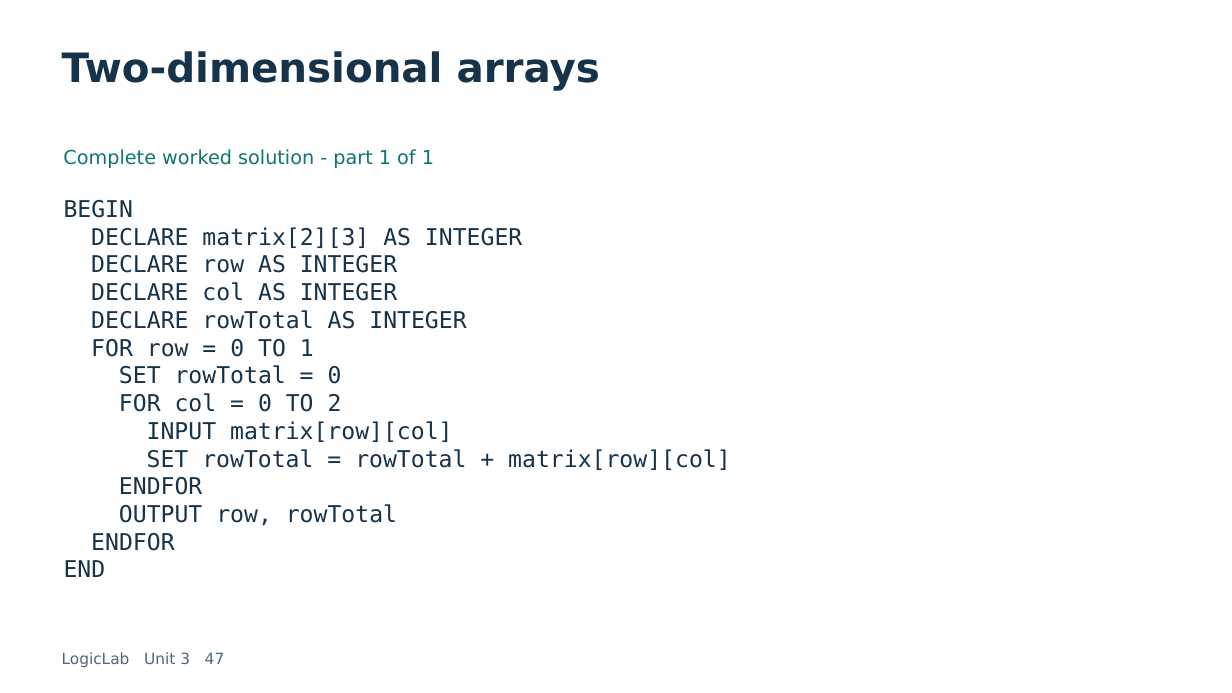
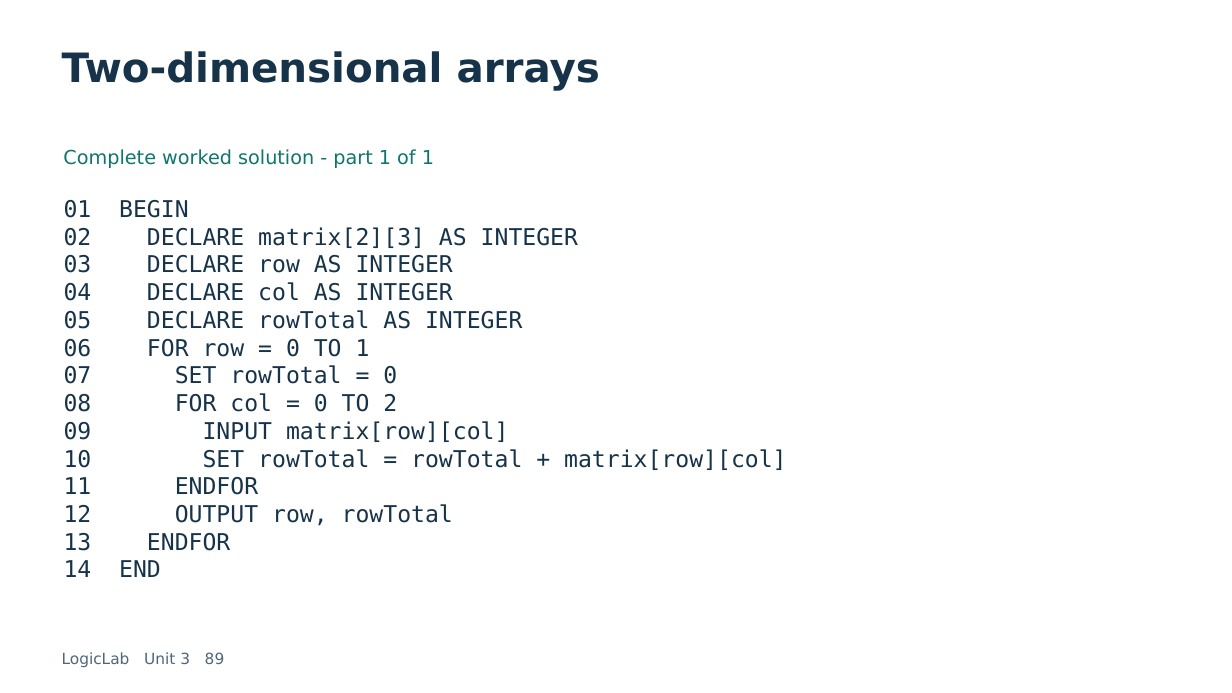
Before and after one commit to LEFA-2329/lefa-portfolio., a slide deck: slide 89 of dist/learn/downloads/logiclab-unit-3.pptx (slide 47 before the commit). Drawn at 1232x693 pixels with LibreOffice and Linux fonts; fonts in the diff are those of the drawing. Boxes give left, top, right and bottom in pixels: in the first picture for what was removed or moved away, otherwise in the second. Text is boxed around its words. In the diff, an @@ line names an element or a change of style, - is before the commit and + after.

```diff
--- a/dist/learn/downloads/logiclab-unit-3.pptx
+++ b/dist/learn/downloads/logiclab-unit-3.pptx
@@ text at [64, 200, 786, 577]: text changed @@
-BEGIN
-DECLARE matrix[2][3] AS INTEGER
-DECLARE row AS INTEGER
-DECLARE col AS INTEGER
-DECLARE rowTotal AS INTEGER
-FOR row = 0 TO 1
-SET rowTotal = 0
-FOR col = 0 TO 2
-INPUT matrix[row][col]
-SET rowTotal = rowTotal + matrix[row][col]
-ENDFOR
-OUTPUT row, rowTotal
-ENDFOR
-END
+01 BEGIN
+02 DECLARE matrix[2][3] AS INTEGER
+03 DECLARE row AS INTEGER
+04 DECLARE col AS INTEGER
+05 DECLARE rowTotal AS INTEGER
+06 FOR row = 0 TO 1
+07 SET rowTotal = 0
+08 FOR col = 0 TO 2
+09 INPUT matrix[row][col]
+10 SET rowTotal = rowTotal + matrix[row][col]
+11 ENDFOR
+12 OUTPUT row, rowTotal
+13 ENDFOR
+14 END
@@ text at [62, 652, 225, 667]: text changed @@
-LogicLab Unit 3 47
+LogicLab Unit 3 89
```
Also in this commit, not shown: 46 other slides changed, 46 slides added, 13 other files.
